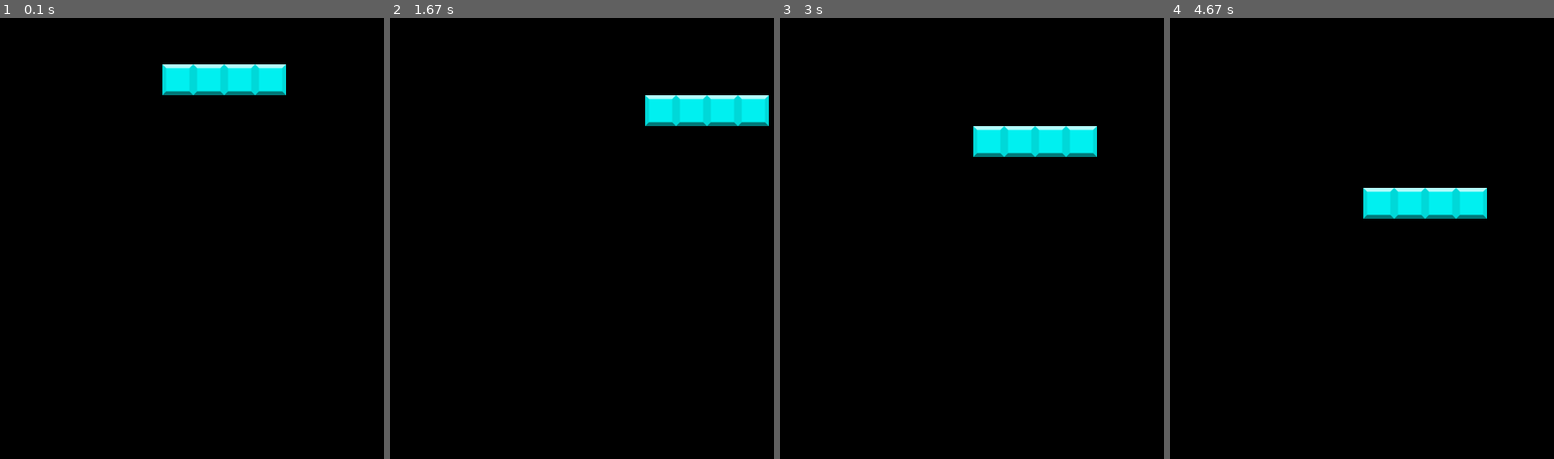
Above: before the commit, frames 1-4 (left to right).
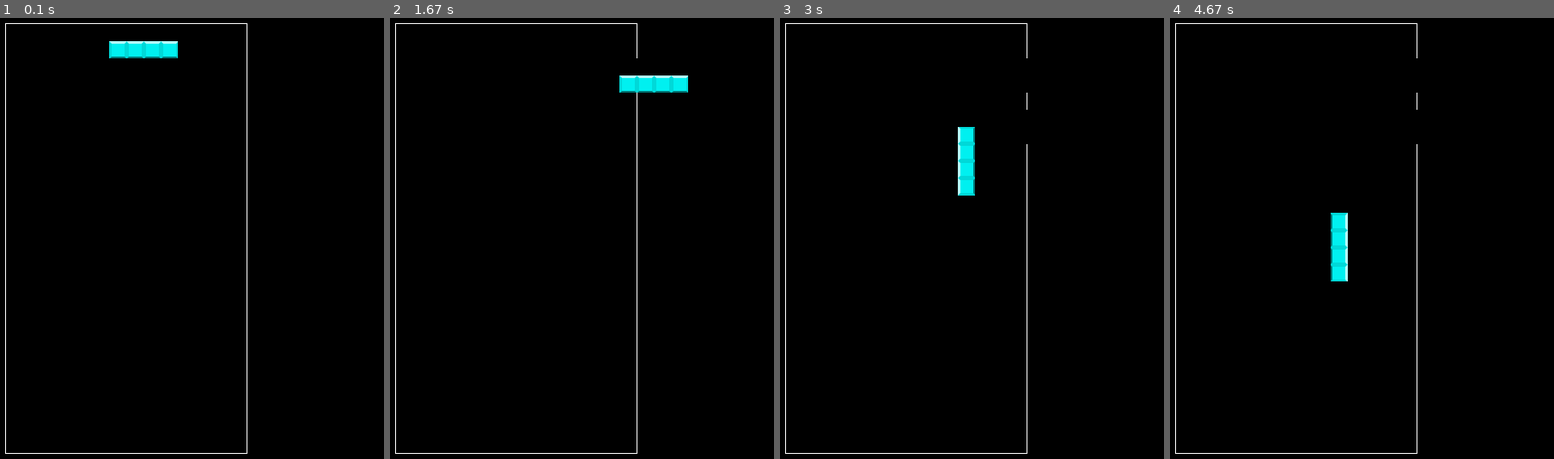
Above: after the commit, the same moments.

Repository: uliang/PygameExperiment
Game: pygame game, started from main.py
The game is run twice, just before and just after one commit, with the same random seed, the same clock (stepped at 60 frames per second) and the same inputs.
Inputs:
- Up to frame 1 (0.1 s): no input
- Up to frame 2 (1.67 s): hold Space 0.33-0.8 s; hold D 0.33-0.8 s; hold D 0.83-1.3 s; tap Space at 0.9, 1.2, 1.4 s; hold D from 1.33 s (still down)
- Up to frame 3 (3 s): tap Space at 1.7, 1.9, 2.2, 2.47, 2.8 s; release D at 1.8 s; hold A 1.83-2.37 s; hold S 2.4-2.7 s; hold A from 2.73 s (still down)
- Up to frame 4 (4.67 s): tap Space at 3.1, 3.23, 3.53, 3.9, 4.3, 4.6 s; release A at 3.13 s; hold D 3.17-3.8 s; hold S 3.83-4.2 s; hold A from 4.23 s (still down)

The runs differ from the first frame. In frame 1, 3.6% of the frame differs, in the area x 1-75%, y 1-99%; in frame 2, 3.6%; in frame 3, 3.6%; in frame 4, 3.6%.

Commit message:
collision using sprite mask

Diff:
--- a/game_objects/application.py
+++ b/game_objects/application.py
@@ -1,55 +1,134 @@
 import sys
+import random
+from functools import partial
+
 import pygame
 import pygame.display as display
 import pygame.event as event
 import pygame.sprite as sprite
+import pygame.draw as draw
+import pygame.mask as mask
+
 
 from game_objects.application_config import ApplicationConfig
 from game_objects.block import block_factory
-from game_systems.enums import Directions
+from game_systems.enums import Directions, States
+
 
 class Application:
-    def __init__(self, config:ApplicationConfig):
+    def __init__(self, config: ApplicationConfig):
         self.setup_screen(config.S_WIDTH, config.S_HEIGHT, 'Tetris',
-                            config.S_COLOR)
-        background = pygame.Surface((config.S_WIDTH, config.S_HEIGHT)).convert()
+                          config.S_COLOR)
+        self.setup_well(config.W_LEFT, config.W_RIGHT, config.FLOOR)
+
+        background = pygame.Surface(
+            (config.S_WIDTH, config.S_HEIGHT)).convert()
         background.fill(config.B_COLOR)
-        block_init_pos = (config.S_WIDTH//2, config.CEIL)
+        draw.lines(background, config.B_LINE_COLOR, True, config.W_VERTICES)
 
-        IBlock = block_factory(config.ASSET_PATH, 'I.png', background,
-                                initial_pos=block_init_pos)
-        self.tile = IBlock.send(60)
-        self.floor_depth = config.CEIL + self.tile.block.get_height() * config.DROP_HEIGHT
+        block_init_pos = (config.W_CENTER, config.CEIL)
+        self.block_gravity = config.GRAVITY
+        block_factory_ = partial(block_factory, asset_path=config.ASSET_PATH, background=background, initial_pos=block_init_pos,
+                                 h_move_rate=config.H_MOVE_RATE, speed_x=config.TILE_DIM[0], speed_y=config.TILE_DIM[0])
+        IBlock = block_factory_(
+            image_path='I.png', block_shape=config.I_BLOCK_DIM)
+        OBlock = block_factory_(
+            image_path='O.png', block_shape=config.O_BLOCK_DIM)
+        self.tile_list = [IBlock, OBlock]
+        self.tile = None
+        self.grounded_tiles = sprite.Group()
+
         self.clock = pygame.time.Clock()
+        self.frame = -1
+
+    def setup_well(self, left_wall, right_wall, floor_depth):
+        self.left_wall = left_wall
+        self.right_wall = right_wall
+        self.floor_depth = floor_depth
 
     def setup_screen(self, width: int, height: int, caption: str,
-                    color: pygame.Color):
-        self.screen = display.set_mode(size = (width, height)).convert()
+                     color: pygame.Color):
+        self.screen = display.set_mode(size=(width, height)).convert()
         self.screen.fill(color)
         display.set_caption(caption)
 
     def run_forever(self):
         while True:
+            self.tile = self.maketile()
             self.clock.tick(60)
+            self.frame += 1
             for event_ in event.get():
                 if event_.type == pygame.QUIT:
                     sys.exit()
-                if event_.type == pygame.KEYDOWN:
-                    if event_.key == pygame.K_a:
-                        self.tile.move(Directions.LEFT)
-                    elif event_.key == pygame.K_d:
-                        self.tile.move(Directions.RIGHT)
+                if event_.type == pygame.KEYDOWN and not self.tile.isgrounded():
+                    if event_.key == pygame.K_a and not self.collide_left():
+                        self.tile.set_state(States.MOVING_LEFT)
+                    elif event_.key == pygame.K_d and not self.collide_right():
+                        self.tile.set_state(States.MOVING_RIGHT)
+                    elif event_.key == pygame.K_s:
+                        self.tile.set_state(States.HEAVY)
+                    elif event_.key == pygame.K_SPACE:
+                        self.tile.rotate(self.floor_depth)
+                if event_.type == pygame.KEYUP:
+                    self.tile.stop()
+                    self.tile.set_block_drop_rate()
 
             self.droptile()
+            self.movetile()
             self.update()
             self.render()
 
     def droptile(self):
-        if self.tile.curr_pos.bottom < self.floor_depth:
-            self.tile.drop()
+        if self.tile.isheavy():
+            self.tile.set_block_drop_rate(self.block_gravity)
+        if not self.collide_bottom():
+            self.tile.drop(self.frame)
+        else:
+            self.tile.set_state(States.GROUNDED)
+            self.grounded_tiles.add(self.tile)
+            self.frame = -1
+
+    def movetile(self):
+        if self.tile.ismovingleft() and self.collide_left():
+            self.tile.stop()
+        if self.tile.ismovingright() and self.collide_right():
+            self.tile.stop()
+        self.tile.move(self.frame)
+
+    def maketile(self):
+        if self.tile is None:
+            return random.choice(self.tile_list).send(45)
+        if self.tile.isgrounded():
+            return random.choice(self.tile_list).send(45)
+        return self.tile
 
     def update(self):
         self.tile.update()
+        print(f'{self.tile.state:<20}', end='\r')
 
     def render(self):
         display.flip()
+
+    def collide_right(self) -> bool:
+        self.tile.rect.move_ip(1, 0)
+        collide_wall = self.right_wall <= self.tile.rect.right
+        collide_sprites = sprite.spritecollideany(
+            self.tile, self.grounded_tiles)
+        self.tile.rect.move_ip(-1, 0)
+        return collide_sprites or collide_wall
+
+    def collide_left(self) -> bool:
+        self.tile.rect.move_ip(-1, 0)
+        collide_wall = self.left_wall >= self.tile.rect.left
+        collide_sprites = sprite.spritecollideany(
+            self.tile, self.grounded_tiles)
+        self.tile.rect.move_ip(1, 0)
+        return collide_sprites or collide_wall
+
+    def collide_bottom(self) -> bool:
+        self.tile.rect.move_ip(0, 1)
+        collide_wall = self.floor_depth <= self.tile.rect.bottom
+        collide_sprites = sprite.spritecollideany(
+            self.tile, self.grounded_tiles)
+        self.tile.rect.move_ip(0, -1)
+        return collide_sprites or collide_wall
--- a/game_objects/application_config.py
+++ b/game_objects/application_config.py
@@ -1,5 +1,6 @@
 import os
 from pygame.color import Color
+
 
 class ApplicationConfig:
     S_HEIGHT = 600
@@ -11,5 +12,17 @@
         'assets'
     )
     B_COLOR = Color('black')
-    CEIL = S_HEIGHT // 5
-    DROP_HEIGHT = 10
+    B_LINE_COLOR = Color('white')
+    CEIL = S_HEIGHT // 8 - 20
+    W_CENTER = S_WIDTH // 3
+    DROP_HEIGHT = 25
+    TILE_DIM = (20, 20)
+    W_LEFT = W_CENTER - 6 * TILE_DIM[0]
+    W_RIGHT = W_CENTER + 8 * TILE_DIM[0]
+    FLOOR = CEIL + DROP_HEIGHT * TILE_DIM[1]
+    I_BLOCK_DIM = (4 * TILE_DIM[0], 1 * TILE_DIM[1])
+    O_BLOCK_DIM = (2 * TILE_DIM[0], 2 * TILE_DIM[1])
+    W_VERTICES = [(W_LEFT-1, CEIL-1), (W_LEFT-1, FLOOR),
+                  (W_RIGHT, FLOOR), (W_RIGHT, CEIL-1)]
+    H_MOVE_RATE = 5
+    GRAVITY = 3
--- a/game_objects/block.py
+++ b/game_objects/block.py
@@ -5,68 +5,119 @@
 import pygame.event as event
 import pygame.display as display
 import pygame.sprite as sprite
+import pygame.transform as transform
+import pygame.draw as draw
+import pygame.mask as mask
 from pygame import Color
 
-from game_objects.application_config import ApplicationConfig as config
-from game_systems.enums import Directions
+from game_objects.application_config import ApplicationConfig
+from game_systems.enums import Directions, States
 
 
 class Block(sprite.Sprite):
     def __init__(self, tile_surf: pygame.Surface, background: pygame.Surface,
-                 initial_pos: Tuple[int], initial_drop_rate: int):
+                 initial_pos: Tuple[int], initial_drop_rate: int, h_move_rate: int,
+                 speed_x: int, speed_y: int):
         super().__init__()
         self.background = background
 
         self.block = tile_surf
-        self.curr_pos = self.block.get_rect()
+        self.rect = self.block.get_rect()
+        self.mask = mask.from_surface(tile_surf)
+        self.new_pos = None
         self.block_patch = pygame.Surface(tile_surf.get_size()).convert()
-        self.block_patch.fill(background.get_at((0,0)))
+        self.block_patch.fill(background.get_at((0, 0)))
 
-        self.curr_pos.center = initial_pos
-        self.speed_y = tile_surf.get_rect().height
-        self.speed_x = self.speed_y
+        self.rect.topleft = initial_pos
+        self.speed_y = speed_y
+        self.speed_x = speed_x
+        self.initial_drop_rate = initial_drop_rate
         self.drop_rate = initial_drop_rate
+        self.h_move_rate = h_move_rate
 
-        self.frame_counter = 0
-        self.newpos = [0, 0]
+        self.dir_vector = [0, 0]
 
-    def update(self):
-        next_pos = self.curr_pos.move(*self.newpos)
-        self.background.blit(self.block_patch, self.curr_pos)
-        self.curr_pos = next_pos
-        self.background.blit(self.block, self.curr_pos)
+        self.state = States.DROPPING
 
+    def render(self):
+        self.background.blit(self.block, self.rect)
         screen = display.get_surface()
         screen.blit(self.background, screen.get_rect())
 
-        self.newpos = [0, 0]
+    def update(self):
+        self.new_pos = self.rect.move(*self.dir_vector)
+        self.background.blit(self.block_patch, self.rect)
+        self.rect = self.new_pos
+        self.render()
+        self.dir_vector = [0, 0]
         event.pump()
 
-    def drop(self):
-        tick = self.frame_counter//self.drop_rate
+    def drop(self, frame_counter: int):
+        tick = frame_counter % self.drop_rate
         if tick == 0:
-            self.frame_counter += 1
+            self.dir_vector[1] += self.speed_y
+
+    def move(self, frame_counter: int):
+        tick = frame_counter % self.h_move_rate
+        if tick == 0:
+            if self.ismovingleft():
+                self.dir_vector[0] += -1 * self.speed_x
+            elif self.ismovingright():
+                self.dir_vector[0] += 1 * self.speed_x
+
+    def rotate(self, max_depth: int):
+        self.block = transform.rotate(self.block, 90)
+        self.mask = mask.from_surface(self.block)
+        x_, y_ = self.rect.topleft
+        self.new_pos = self.block.get_rect()
+        self.new_pos.move_ip(x_, y_)
+        if self.new_pos.bottom >= max_depth:
+            dy = max_depth - self.new_pos.bottom
+            self.new_pos.move_ip(0, dy)
+        self.background.blit(self.block_patch, self.rect)
+        self.block_patch = transform.rotate(self.block_patch, 90)
+        self.rect = self.new_pos
+
+    def stop(self):
+        self.state = States.DROPPING
+
+    def ismovingleft(self) -> bool:
+        return self.state == States.MOVING_LEFT
+
+    def ismovingright(self) -> bool:
+        return self.state == States.MOVING_RIGHT
+
+    def isgrounded(self) -> bool:
+        return self.state == States.GROUNDED
+
+    def isheavy(self) -> bool:
+        return self.state == States.HEAVY
+
+    def set_state(self, state: States):
+        self.state = state
+
+    def set_block_drop_rate(self, gravity: Optional[int] = None):
+        if gravity:
+            self.drop_rate = gravity
             return
-        self.newpos[1] += tick * self.speed_y
-        self.frame_counter = 0
-        return
+        self.drop_rate = self.initial_drop_rate
 
-    def move(self, direction: Directions):
-        if direction == Directions.LEFT:
-            self.newpos[0] += -1 * self.speed_x
-        elif direction == Directions.RIGHT:
-            self.newpos[0] += 1 * self.speed_x
 
 def block_factory(asset_path: str, image_path: str,
-                background: pygame.Surface, initial_pos: Tuple[int]) -> Optional[Iterator[Block]]:
+                  background: pygame.Surface, initial_pos: Tuple[int],
+                  block_shape: Tuple[int], h_move_rate: int, speed_x: int,
+                  speed_y: int) -> Optional[Iterator[Block]]:
     def gen_f():
         tile_surf = image.load(os.path.join(asset_path, image_path))
         tile_surf = tile_surf.convert().convert_alpha()
+        tile_surf = transform.scale(tile_surf, block_shape)
+
         block = None
         while True:
             drop_rate = yield block
             if drop_rate:
-                block = Block(tile_surf, background,  initial_pos, drop_rate)
+                block = Block(tile_surf, background, initial_pos,
+                              drop_rate, h_move_rate, speed_x, speed_y)
     gen_ = gen_f()
     next(gen_)
     return gen_
--- a/game_systems/enums.py
+++ b/game_systems/enums.py
@@ -1,5 +1,14 @@
 import enum
+
 
 class Directions(enum.Enum):
     LEFT = enum.auto()
     RIGHT = enum.auto()
+
+
+class States(enum.Enum):
+    DROPPING = enum.auto()
+    MOVING_LEFT = enum.auto()
+    MOVING_RIGHT = enum.auto()
+    HEAVY = enum.auto()
+    GROUNDED = enum.auto()
Binary file added: assets/O.png
